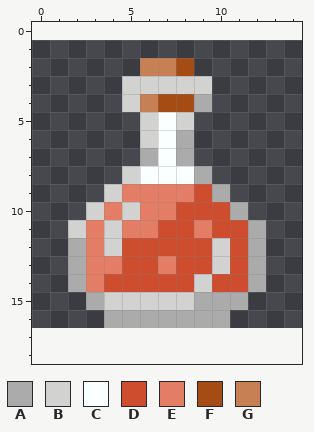
Pixel-art sprite -- Assets/CuteGirl/Item_Potion.png. Above is the file before it was changed.
The file is 16x16 pixels. Colours within 5 levels of each other are drawn and written as one. The old version is drawn lined up with the new one, on the new canvas.
Palette (. is transparent): A #ababab  B #d2d2d1  C #faffff  D #cd4d2e  E #e47d65  F #a44c13  G #c68053
Pixels before, first column x 2:
 2 ....GGF....
 3 ...BBBBB...
 4 ...BGFFA...
 5 ....BCB....
 6 ....BCA....
 7 ....ACA....
 8 ...BCCCA...
 9 ..BEEEEDA..
10 .BEBEEDDDA.
11 BEBEEDDEDDA
12 AEBDDDDDBDA
13 AEEDDEDDBDA
14 AEDDDDDBDDA
15 .ABBBBBAAA.
16 ..AAAAAAA..
The same view after the edit:
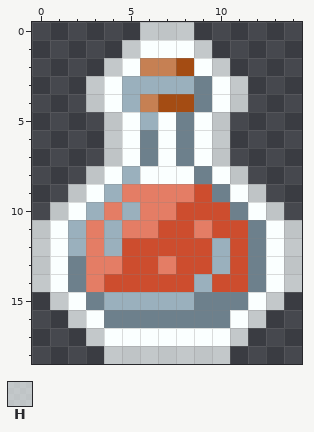
Colours new in this view: H #f9ffffb2
What changed:
{"change": "canvas 16x16 -> 15x19, the old top-left corner now at 0,1 (the part of the old canvas that was cut away was empty and is not shown)"}
{"colour":"A","old":"#ababab","new":"#6d808c"}
{"colour":"B","old":"#d2d2d1","new":"#9ab0bd"}
{"y":0,"x":6,"old":"...","new":"HHH"}
{"y":1,"x":5,"old":".....","new":"HCCCH"}
{"y":2,"x":4,"old":"..","new":"HC"}
{"y":2,"x":9,"old":"..","new":"CH"}
{"y":3,"x":3,"old":"..","new":"HC"}
{"y":3,"x":9,"old":"B..","new":"ACH"}
{"y":4,"x":3,"old":"..","new":"HC"}
{"y":4,"x":10,"old":"..","new":"CH"}
{"y":5,"x":4,"old":"..","new":"HC"}
{"y":5,"x":8,"old":"B..","new":"ACH"}
{"y":6,"x":4,"old":"..B","new":"HCA"}
{"y":6,"x":9,"old":"..","new":"CH"}
{"y":7,"x":4,"old":"..","new":"HC"}
{"y":7,"x":9,"old":"..","new":"CH"}
{"y":8,"x":3,"old":"..","new":"HC"}
{"y":8,"x":10,"old":"..","new":"CH"}
{"y":9,"x":2,"old":"..","new":"HC"}
{"y":9,"x":11,"old":"..","new":"CH"}
{"y":10,"x":1,"old":"..","new":"HC"}
{"y":10,"x":12,"old":"..","new":"CH"}
{"y":11,"x":0,"old":"..","new":"HC"}
{"y":11,"x":13,"old":"..","new":"CH"}
{"y":12,"x":0,"old":"..A","new":"HCB"}
{"y":12,"x":13,"old":"..","new":"CH"}
{"y":13,"x":0,"old":"..","new":"HC"}
{"y":13,"x":13,"old":"..","new":"CH"}
{"y":14,"x":0,"old":"..","new":"HC"}
{"y":14,"x":13,"old":"..","new":"CH"}
{"y":15,"x":1,"old":"..","new":"HC"}
{"y":15,"x":12,"old":"..","new":"CH"}
{"y":16,"x":2,"old":"..","new":"HC"}
{"y":16,"x":11,"old":"..","new":"CH"}
{"y":17,"x":3,"old":".........","new":"HCCCCCCCH"}
{"y":18,"x":4,"old":".......","new":"HHHHHHH"}
{"label":"changed","picture_box":[32,22,302,364]}
